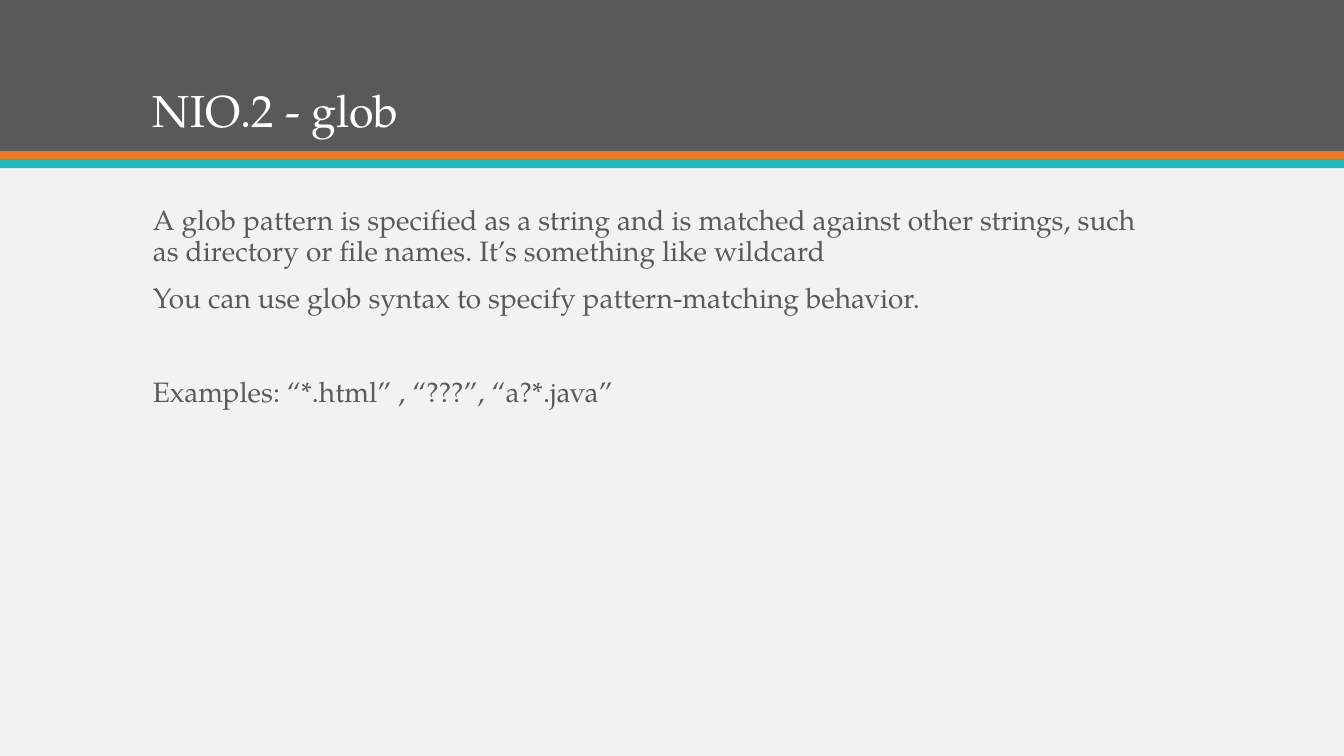
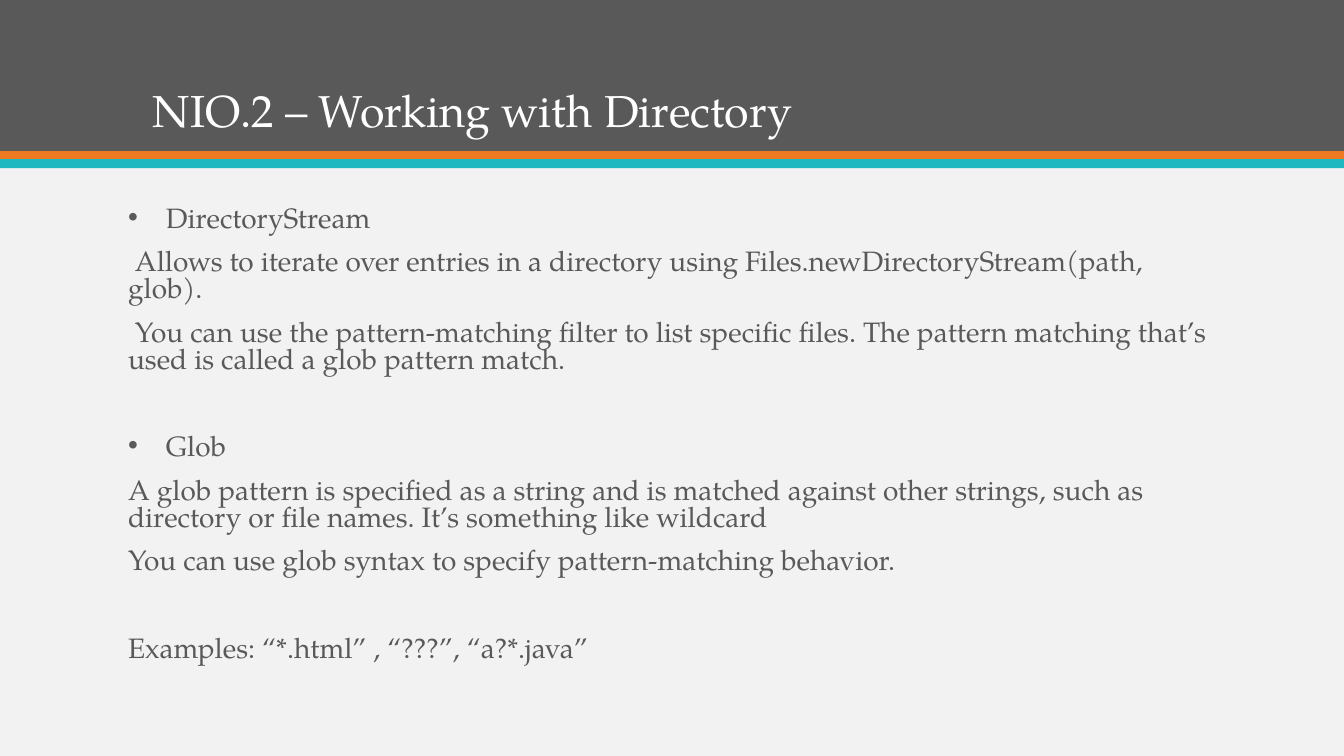
Before and after one commit to KKAries/my-repository, a slide deck: slide 17 of Brief Introduction of Java 7.pptx (slide 19 before the commit). Drawn at 1344x756 pixels with LibreOffice and Linux fonts; fonts in the diff are those of the drawing. Boxes give left, top, right and bottom in pixels: in the first picture for what was removed or moved away, otherwise in the second. Text is boxed around its words. In the diff, an @@ line names an element or a change of style, - is before the commit and + after.

```diff
--- a/Brief Introduction of Java 7.pptx
+++ b/Brief Introduction of Java 7.pptx
@@ title at (153,94,792,140): text changed @@
-NIO.2 - glob
+NIO.2 – Working with Directory
@@ text "DirectoryStream": place and size @@
-text "DirectoryStream" at (153,209,1136,410)
+text "DirectoryStream" at (128,208,1206,666)
@@ text at (128,208,1206,457): paragraphs added @@
+• DirectoryStream
+Allows to iterate over entries in a directory using Files.newDirectoryStream(path, glob).
+You can use the pattern-matching filter to list specific files. The pattern matching that’s used is called a glob pattern match.
+• Glob
@@ text at (128,479,1143,666): line spacing 0.9 to 0.8 @@
```
Also in this commit, not shown: 9 other slides changed, 2 slides removed, 2 other files.
